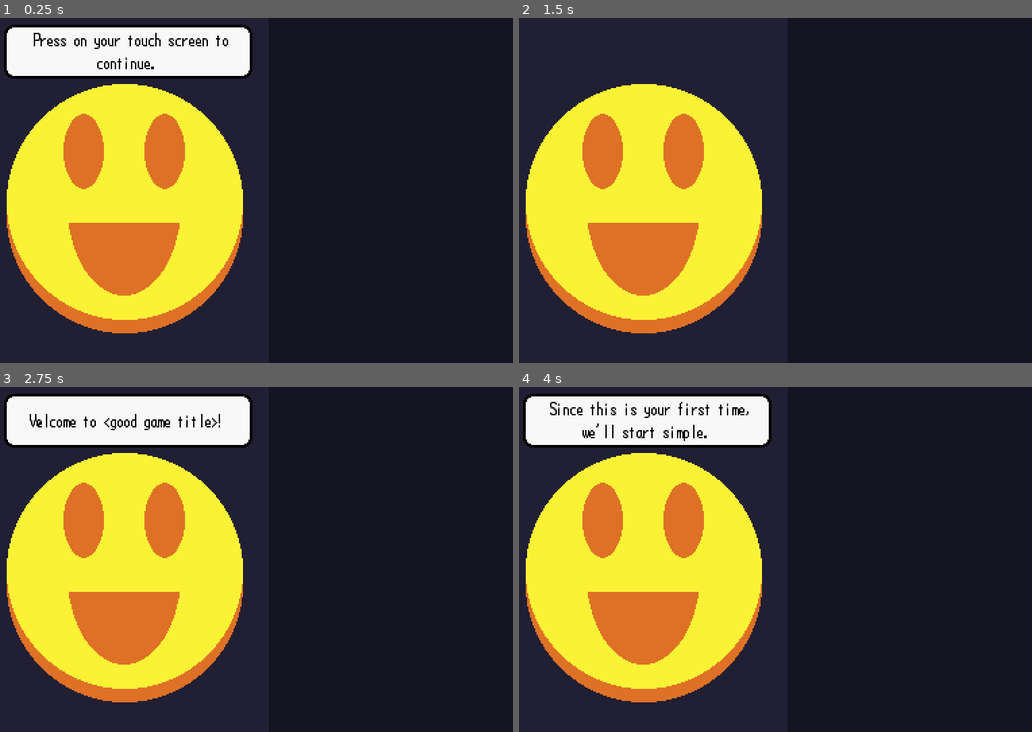
Above: before the commit, frames 1-4 (two rows, left to right).
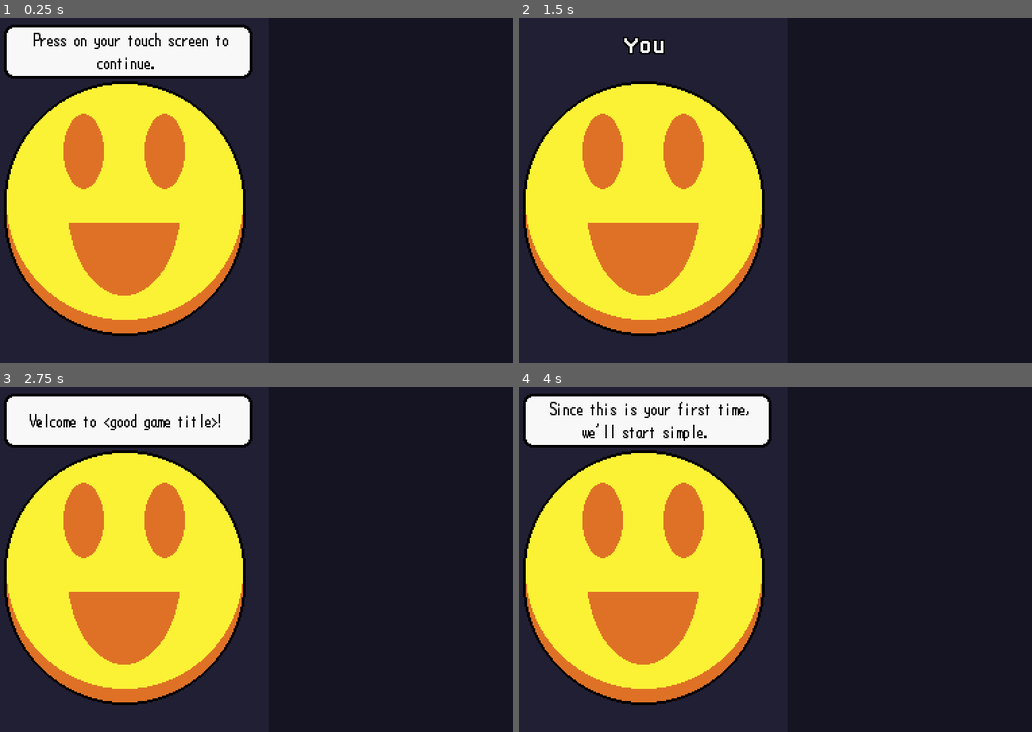
Above: after the commit, the same moments.

Repository: CoolGrazer/bread-bird
Game: Godot game, scene res://Scenes/Games/RhythmTest.tscn
Two runs of this game, one before a commit and one after it. Both use one fixed random seed, a clock stepped at 60 frames per second and the inputs below. The project has no main scene, so this scene is started directly. Sound files missing from this copy of the repository are replaced by a short silence.
Inputs (mouse positions are in pixels of both pictures, inside the frame that each line leads up to):
- Up to frame 1 (0.25 s): no input
- Up to frame 2 (1.5 s): tap Enter at 0.5 s; move the mouse to (888, 173) at 0.52 s; press the mouse at (888, 173) at 0.53 s; tap Space (Debug) at 1.25 s; move the mouse to (667, 207) at 1.27 s; release the mouse at (667, 207) at 1.28 s; click (667, 207) at 1.35 s
- Up to frame 3 (2.75 s): move the mouse to (307, 483) at 2.02 s; press the mouse at (307, 483) at 2.03 s
- Up to frame 4 (4 s): tap Enter at 2.75 s; move the mouse to (744, 628) at 2.77 s; release the mouse at (744, 628) at 2.78 s; click (744, 628) at 2.85 s; move the mouse to (929, 611) at 3.52 s; press the mouse at (929, 611) at 3.53 s

The runs differ from the first frame. In frame 1, 1.1% of the frame differs, in the area x 0-48%, y 18-93%; in frame 2, 1.3%, in the area x 0-48%, y 5-93%; in frame 3, 1.1%; in frame 4, 1.1%.

Commit message:
oh god hurry up

Diff:
--- /dev/null
+++ b/Scenes/Games/Bird.gd
@@ -0,0 +1,32 @@
+extends Sprite2D
+
+var xVel : float = 0.0
+
+
+# Make the bird swim in random directions with an impulse based force
+
+
+func _physics_process(delta):
+
+	#position.y = (sin()) + 138
+
+	if abs(xVel) < 0.2:
+		frame = 2
+		if randi_range(0,1) == 0 and position.x > 50:
+			xVel = -2.0
+			flip_h = true
+		elif position.x < 142:
+			xVel = 2.0
+			flip_h = false
+
+	print(frame)
+
+
+	if abs(xVel) < 1.0:
+		frame = 0
+	elif abs(xVel) < 1.3:
+		frame = 1
+
+	position.x += xVel
+
+	xVel *= 0.95
--- /dev/null
+++ b/Scenes/Games/BreadBird.tscn
@@ -0,0 +1,28 @@
+[gd_scene load_steps=5 format=3 uid="uid://dqrufr5wbco2h"]
+
+[ext_resource type="Texture2D" uid="uid://dfiywg3braf3n" path="res://Graphics/Sprites/Bird Bread/BirbBack.png" id="1_qsgvh"]
+[ext_resource type="Texture2D" uid="uid://2pg8hn78xlvm" path="res://Graphics/Sprites/Bird Bread/BirbWater.png" id="2_400ns"]
+[ext_resource type="Texture2D" uid="uid://c4s3ecgm2j3bf" path="res://Graphics/Sprites/Bird Bread/BirdUp.png" id="3_haksy"]
+[ext_resource type="Script" path="res://Scenes/Games/Bird.gd" id="4_pnffo"]
+
+[node name="BreadBird" type="Node2D"]
+
+[node name="BirbBack" type="Sprite2D" parent="."]
+texture_filter = 1
+position = Vector2(96, 128)
+texture = ExtResource("1_qsgvh")
+hframes = 5
+
+[node name="BirbWater" type="Sprite2D" parent="."]
+z_index = 1
+texture_filter = 1
+position = Vector2(96, 128)
+texture = ExtResource("2_400ns")
+hframes = 5
+
+[node name="BirdUp" type="Sprite2D" parent="."]
+texture_filter = 1
+position = Vector2(90, 138)
+texture = ExtResource("3_haksy")
+hframes = 14
+script = ExtResource("4_pnffo")
--- a/Scenes/Games/RhythmTest.tscn
+++ b/Scenes/Games/RhythmTest.tscn
@@ -10,6 +10,7 @@
 [ext_resource type="PackedScene" uid="uid://d0gjm37w0o08j" path="res://Scenes/Textbox/Textbox.tscn" id="7_x62lt"]
 [ext_resource type="AudioStream" uid="uid://xafm4ks4o6gt" path="res://Audio/Music/NewAndImproved.mp3" id="9_0yvk5"]
 [ext_resource type="Script" path="res://Scripts/Conductor.gd" id="10_175jh"]
+[ext_resource type="Texture2D" uid="uid://ccfiaek3dg5ow" path="res://Graphics/Sprites/TextboxYou/You.png" id="11_ngylx"]
 
 [sub_resource type="GDScript" id="GDScript_s01wj"]
 resource_name = "RhythmTest"
@@ -247,6 +248,12 @@
 script = ExtResource("10_175jh")
 bpm = 100.0
 
+[node name="You" type="Sprite2D" parent="."]
+z_index = 1
+texture_filter = 1
+position = Vector2(96, 20)
+texture = ExtResource("11_ngylx")
+
 [connection signal="input" from="Puck" to="." method="_on_puck_input"]
 [connection signal="input" from="Puck" to="Input" method="_on_puck_input"]
 [connection signal="Enabled" from="Textbox" to="Puck" method="_on_textbox_enabled"]
--- a/Scenes/Menu/Menu.tscn
+++ b/Scenes/Menu/Menu.tscn
@@ -125,33 +125,6 @@
 
 [sub_resource type="Animation" id="Animation_cth8m"]
 resource_name = "FadeOut"
-tracks/0/type = "value"
-tracks/0/imported = false
-tracks/0/enabled = true
-tracks/0/path = NodePath("FadeOut:material:shader_parameter/alpha")
-tracks/0/interp = 1
-tracks/0/loop_wrap = true
-tracks/0/keys = {
-"times": PackedFloat32Array(0, 0.1, 0.2, 0.3, 0.4, 0.5),
-"transitions": PackedFloat32Array(0, 0, 0, 0, 0, 0),
-"update": 0,
-"values": [1.0, 0.8, 0.6, 0.4, 0.2, 0.0]
-}
-tracks/1/type = "value"
-tracks/1/imported = false
-tracks/1/enabled = true
-tracks/1/path = NodePath("Music:volume_db")
-tracks/1/interp = 1
-tracks/1/loop_wrap = true
-tracks/1/keys = {
-"times": PackedFloat32Array(0, 0.5),
-"transitions": PackedFloat32Array(1, 1),
-"update": 0,
-"values": [-30.0, 0.0]
-}
-
-[sub_resource type="Animation" id="Animation_cth8m"]
-resource_name = "FadeOut"
 
 [sub_resource type="AnimationLibrary" id="AnimationLibrary_6qg20"]
 _data = {
Binary file changed: Graphics/Sprites/Bird Bread/BirbBack.png
Binary file added: Graphics/Sprites/Bird Bread/BirbWater.png
Not shown, added: Graphics/Sprites/Bird Bread/BirbWater.png.import
Binary file changed: Graphics/Sprites/Bird Bread/BirdUp.ase
Binary file added: Graphics/Sprites/Bird Bread/BirdUp.png
Not shown, added: Graphics/Sprites/Bird Bread/BirdUp.png.import
Binary file changed: Graphics/Sprites/RhythmTest/Coin.png
Not shown: 1 places in Scenes/Games/RhythmTest.tscn that only renumber resources
Not shown: 1 places in Scenes/Textbox/Textbox.tscn that only renumber resources
Not shown, added: Audio/Files/TitleFL.flp
